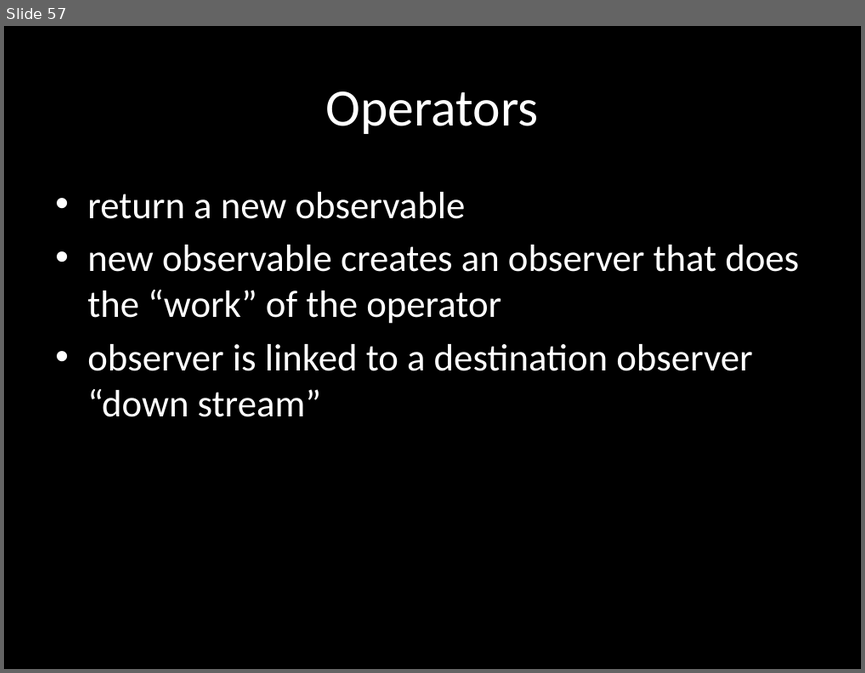
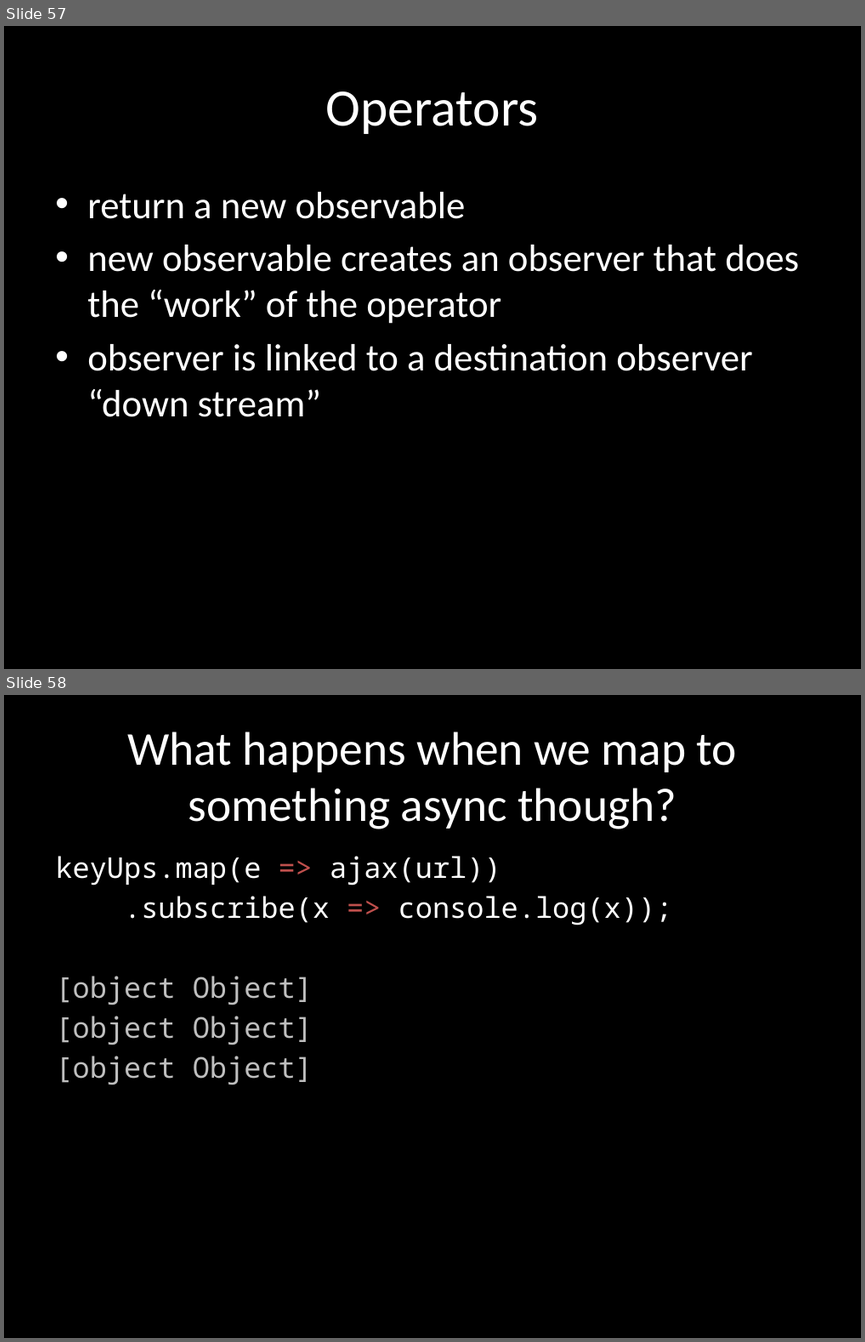
Before and after one commit to benlesh/rxjs-workshop-angular, a slide deck: rxjs-workshop.pptx. Shown one above the other, each under a label of ours: slide 57 before the commit, slides 57 and 58 after it. The pictures are 865x673 and 865x1342 pixels, drawn with LibreOffice and Linux fonts; fonts in the diff are those of the drawing. Boxes give left, top, right and bottom in pixels: in the first picture for what was removed or moved away, otherwise in the second. Text is boxed around its words. In the diff, an @@ line names an element or a change of style, - is before the commit and + after.

```diff
--- a/rxjs-workshop.pptx
+++ b/rxjs-workshop.pptx
@@ slide 58 added at (4, 695, 861, 1338), background #000000 @@
@@ title added at (127, 732, 737, 829), 39.6 pt, text #FFFFFF @@
+What happens when we map to something async though?
@@ text added at (55, 856, 673, 1085), 24 pt, text #FFFFFF @@
+keyUps.map(e => ajax(url))
+.subscribe(x => console.log(x));
+[object Object]
+[object Object]
+[object Object]
```
Also in this commit, not shown: 15 other slides added, 13 other files.
